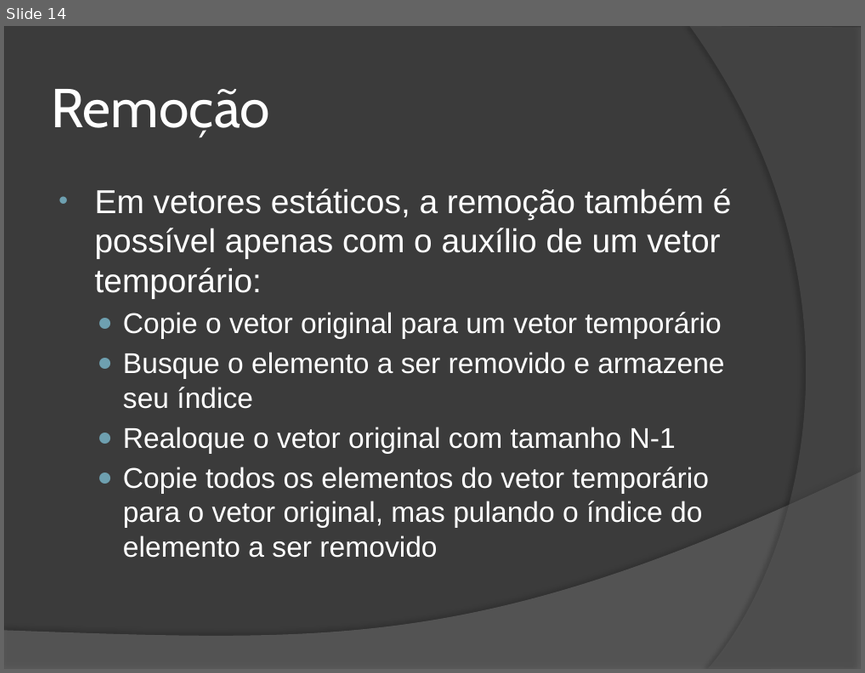
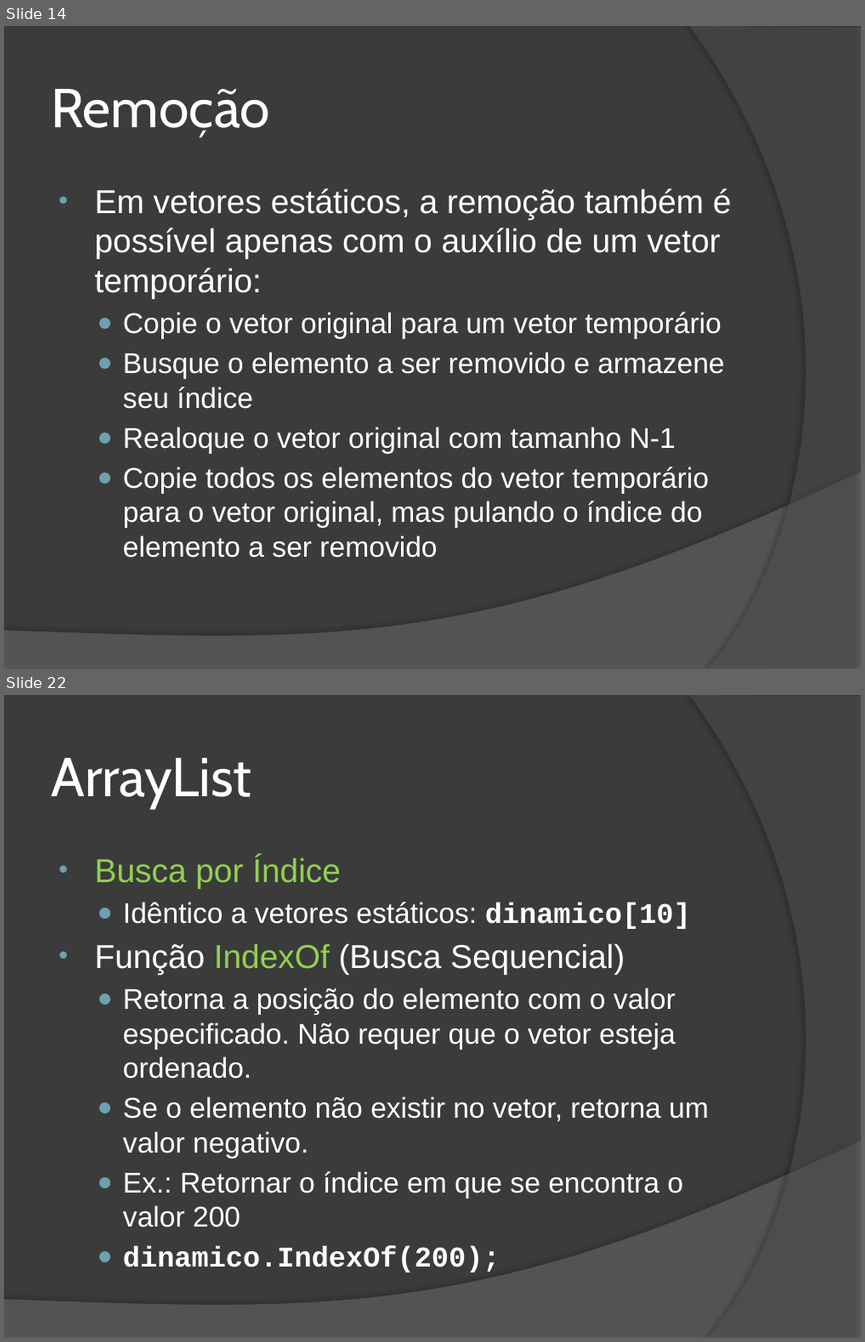
Before and after one commit to wind39/wind39.github.io, a slide deck: curso/modulo1capitulo5.pptx. Shown one above the other, each under a label of ours: slide 14 before the commit, slides 14 and 22 after it; the slides between them are not shown. The pictures are 865x673 and 865x1342 pixels, drawn with LibreOffice and Linux fonts; fonts in the diff are those of the drawing. Boxes give left, top, right and bottom in pixels: in the first picture for what was removed or moved away, otherwise in the second. Text is boxed around its words. In the diff, an @@ line names an element or a change of style, - is before the commit and + after.

```diff
--- a/curso/modulo1capitulo5.pptx
+++ b/curso/modulo1capitulo5.pptx
@@ slide 22 added at box(4, 695, 861, 1338), background #3B3B3B; not listed: 2 template elements that a slide beside it also shows @@
@@ title added at box(51, 758, 251, 808), 46 pt, text #FFFFFF @@
+ArrayList
@@ text added at box(95, 856, 709, 1272), 24.1 pt, text #FFFFFF @@
+• Busca por Índice
+  ● Idêntico a vetores estáticos: dinamico[10]
+• Função IndexOf (Busca Sequencial)
+  ● Retorna a posição do elemento com o valor especificado. Não requer que o vetor esteja ordenado.
+  ● Se o elemento não existir no vetor, retorna um valor negativo.
+  ● Ex.: Retornar o índice em que se encontra o valor 200
+  ● dinamico.IndexOf(200);
```
Also in this commit, not shown: 1 slide changed, 9 other slides added, 3 other files.
